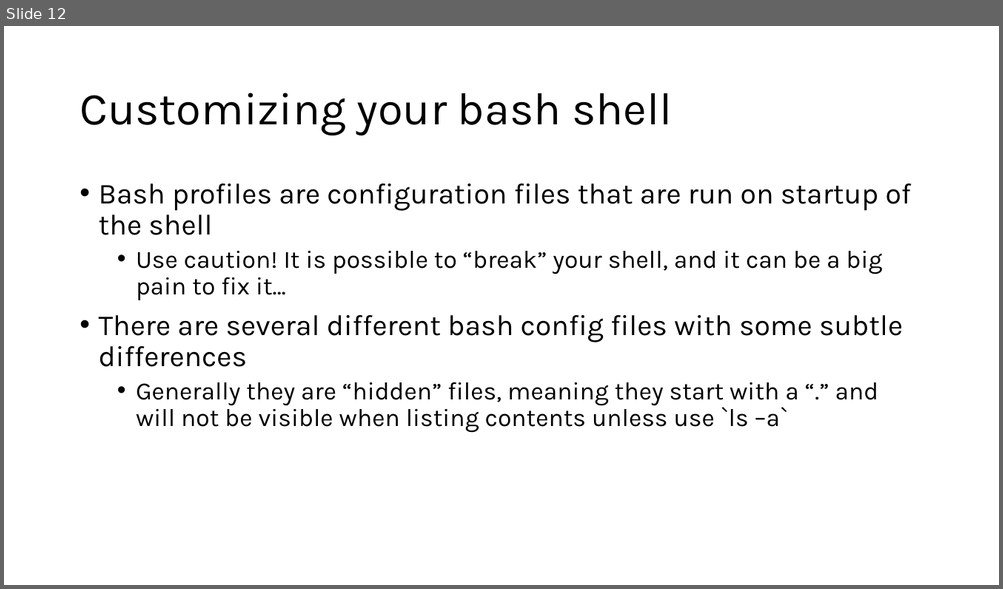
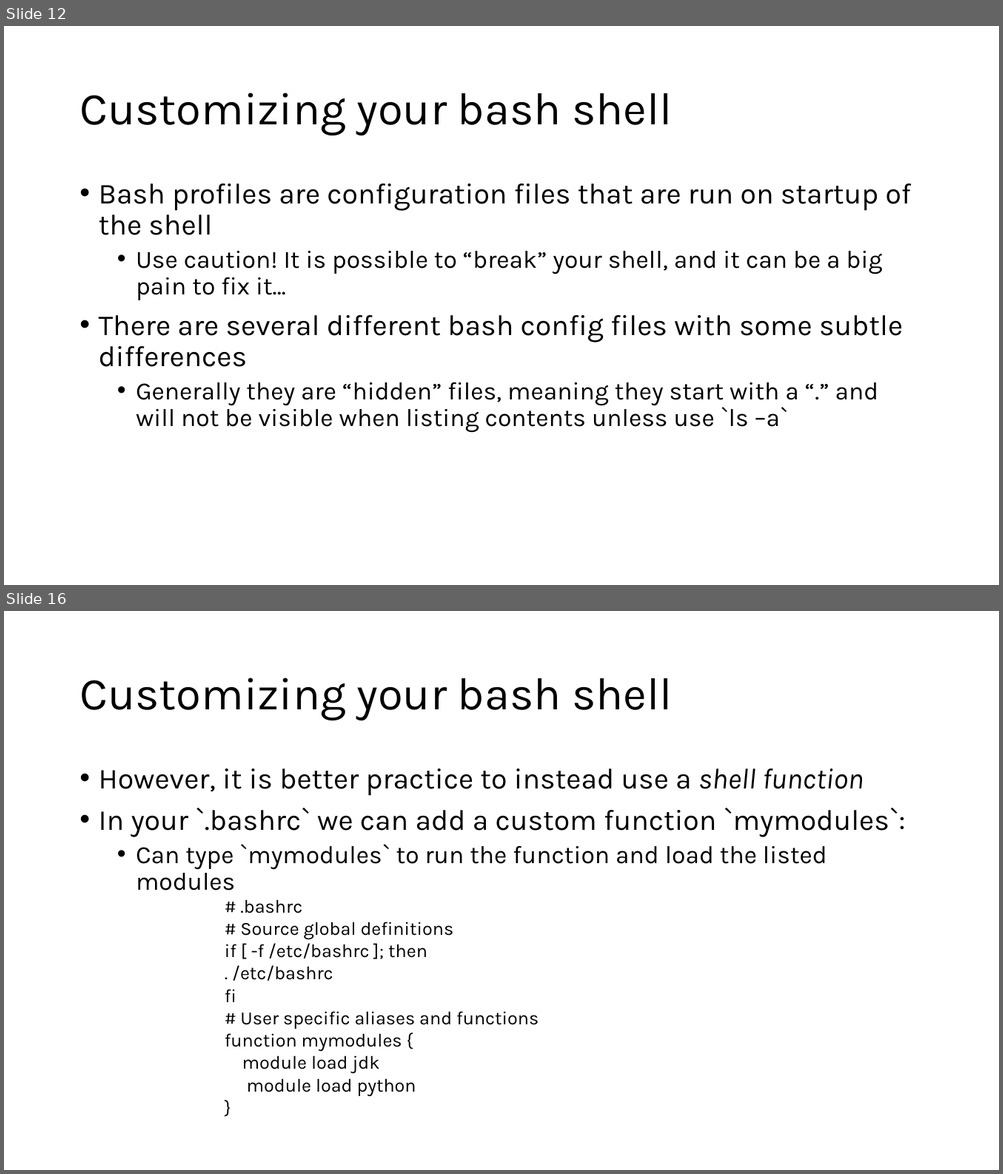
Before and after one commit to harvardinformatics/short-trainings, a slide deck: cmd-line-101/cmdline_tips_draft.pptx. Shown one above the other, each under a label of ours: slide 12 before the commit, slides 12 and 16 after it; the slides between them are not shown. The pictures are 1003x589 and 1003x1174 pixels, drawn with LibreOffice and Linux fonts; fonts in the diff are those of the drawing. Boxes give left, top, right and bottom in pixels: in the first picture for what was removed or moved away, otherwise in the second. Text is boxed around its words. In the diff, an @@ line names an element or a change of style, - is before the commit and + after.

Commit message:
added shell customization to cmdline_tips

```diff
--- a/cmd-line-101/cmdline_tips_draft.pptx
+++ b/cmd-line-101/cmdline_tips_draft.pptx
@@ slide 16 added at bbox=[4, 611, 999, 1170], background #FFFFFF @@
@@ title added at bbox=[79, 678, 672, 721], 44 pt, text #000000 @@
+Customizing your bash shell
@@ text added at bbox=[99, 769, 905, 891], 28 pt, text #000000 @@
+• However, it is better practice to instead use a shell function
+• In your `.bashrc` we can add a custom function `mymodules`:
+  • Can type `mymodules` to run the function and load the listed modules
@@ text added at bbox=[225, 900, 538, 1096], 18 pt, text #000000 @@
+# .bashrc
+# Source global definitions
+if [ -f /etc/bashrc ]; then
+. /etc/bashrc
+fi
+# User specific aliases and functions
+function mymodules {
+module load jdk
+module load python
+}
```
Also in this commit, not shown: 1 slide changed, 4 other slides added.
